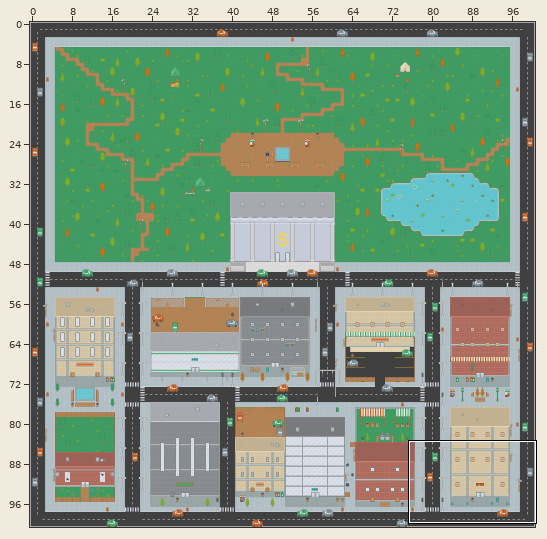
Tiled map (JSON): assets/tilemaps/outside-bank.json. The first picture is a wide view before the edit; the outline marks the close-up.
Close-up. Old version:
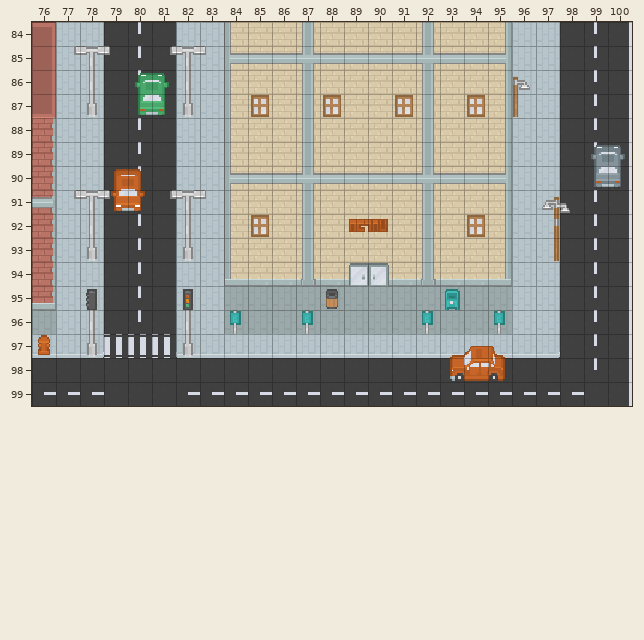
Cells are 16x16 px. Shown: x 76..100, y 84..99. The commit also changed other parts of the map, which this record leaves out.
The same view after the edit:
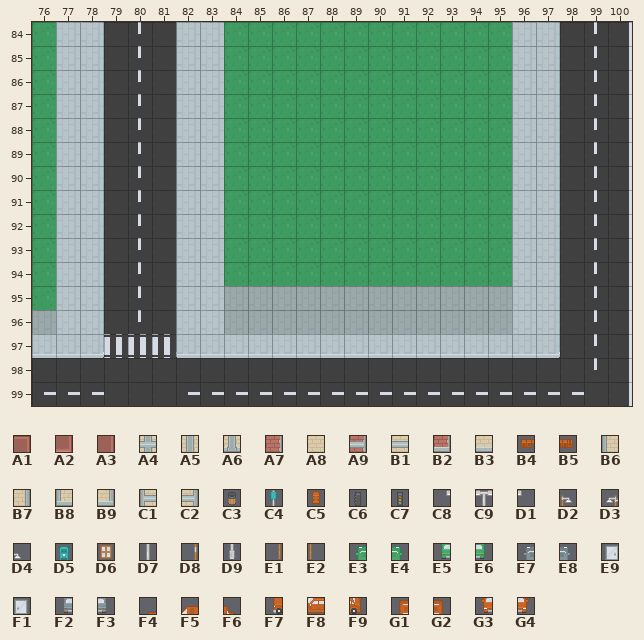
Key: from "RoguelikeCity": A1 1, A2 38, A3 40, A4 157, A5 158, A6 159, A7 188, A8 195, A9 262, B1 269, B2 299, B3 306, B4 331, B5 332, B6 415, B7 416, B8 452, B9 453, C1 454, C2 455, C3 497, C4 527, C5 533, C6 555, C7 557, C8 596, C9 597, D1 598, D2 600, D3 601, D4 602, D5 604, D6 618, D7 634, D8 636, D9 671, E1 673, E2 674, E3 697, E4 698, E5 734, E6 735, E7 845, E8 846, E9 874, F1 875, F2 882, F3 883, F4 919, F5 920, F6 921, F7 956, F8 957, F9 958, G1 995, G2 996, G3 1032, G4 1033.
__ is an empty cell.
Tiles replaced or removed in this view: A1, A2, A3, A4, A5, A6, A7, A8, A9, B1, B2, B3, B4, B5, B6, B7, B8, B9, C1, C2, C3, C4, C5, C6, C7, C8, C9, D1, D2, D3, D4, D5, D6, D7, D8, D9, E1, E2, E3, E4, E5, E6, E7, E8, E9, F1, F2, F3, F4, F5, F6, F7, F8, F9, G1, G2, G3, G4.
Change:
Changed rows in their new state; .. is an unchanged cell.
Layer "Buildings/Above Ground" (now hidden):
first column x 76:
 84 __ .. .. .. .. .. .. .. __ __ __ __ __ __ __ __ __ __ __ __
 85 __ .. .. .. .. .. .. .. __ __ __ __ __ __ __ __ __ __ __ __
 86 __ .. .. .. .. .. .. .. __ __ __ __ __ __ __ __ __ __ __ __
 87 __ .. .. .. .. .. .. .. __ __ __ __ __ __ __ __ __ __ __ __
 88 __ .. .. .. .. .. .. .. __ __ __ __ __ __ __ __ __ __ __ __
 89 __ .. .. .. .. .. .. .. __ __ __ __ __ __ __ __ __ __ __ __
 90 __ .. .. .. .. .. .. .. __ __ __ __ __ __ __ __ __ __ __ __
 91 __ .. .. .. .. .. .. .. __ __ __ __ __ __ __ __ __ __ __ __
 92 __ .. .. .. .. .. .. .. __ __ __ __ __ __ __ __ __ __ __ __
 93 __ .. .. .. .. .. .. .. __ __ __ __ __ __ __ __ __ __ __ __
 94 __ .. .. .. .. .. .. .. __ __ __ __ __ __ __ __ __ __ __ __
 95 __ .. .. .. .. .. .. .. .. .. .. .. __ .. .. .. .. __ .. ..
 96 .. .. .. .. .. .. .. .. __ .. .. __ .. .. .. .. __ .. .. __
 97 __ .. .. .. .. .. .. .. .. .. .. .. .. .. .. .. .. .. .. ..
Layer "Above Buildings" (removed):
first column x 79:
 86 .. __ __ .. .. .. .. .. .. .. .. .. .. .. .. .. .. .. .. .. .. ..
 87 .. __ __ .. .. .. __ .. .. __ .. .. __ .. .. __ .. .. .. .. .. ..
 89 .. .. .. .. .. .. .. .. .. .. .. .. .. .. .. .. .. .. .. .. __ __
 90 __ __ .. .. .. .. .. .. .. .. .. .. .. .. .. .. .. .. .. .. __ __
 91 __ __ .. .. .. .. .. .. .. .. .. .. .. .. .. .. .. .. .. .. .. ..
 92 .. .. .. .. .. .. __ .. .. .. __ __ .. .. .. __ .. .. .. .. .. ..
 94 .. .. .. .. .. .. .. .. .. .. __ __ .. .. .. .. .. .. .. .. .. ..
 97 .. .. .. .. .. .. .. .. .. .. .. .. .. .. __ __ __ .. .. .. .. ..
 98 .. .. .. .. .. .. .. .. .. .. .. .. .. .. __ __ __ .. .. .. .. ..
Layer "Above Player" (now hidden):
first column x 77:
 85 __ __ __ .. __ __ __ .. .. .. .. .. .. .. .. .. .. .. .. ..
 86 .. __ .. .. .. __ .. .. .. .. .. .. .. .. .. .. .. .. .. __
 87 .. __ .. .. .. __ .. .. .. .. .. .. .. .. .. .. .. .. .. __
first column x 77:
 91 __ __ __ .. __ __ __ .. .. .. .. .. .. .. .. .. .. .. .. .. __ __
 92 .. __ .. .. .. __ .. .. .. .. .. .. .. .. .. .. .. .. .. .. __ ..
 93 .. __ .. .. .. __ .. .. .. .. .. .. .. .. .. .. .. .. .. .. __ ..
 95 .. __ .. .. .. __ .. .. .. .. .. .. .. .. .. .. .. .. .. .. .. ..
 96 .. __ .. .. .. __ .. .. .. .. .. .. .. .. .. .. .. .. .. .. .. ..
 97 .. __ .. .. .. __ .. .. .. .. .. .. .. .. .. .. .. .. .. .. .. ..
Pixel boxes of the changes (left, top, right, bottom) in both close-ups:
removed: (32, 22, 530, 381)
removed: (542, 145, 625, 261)
